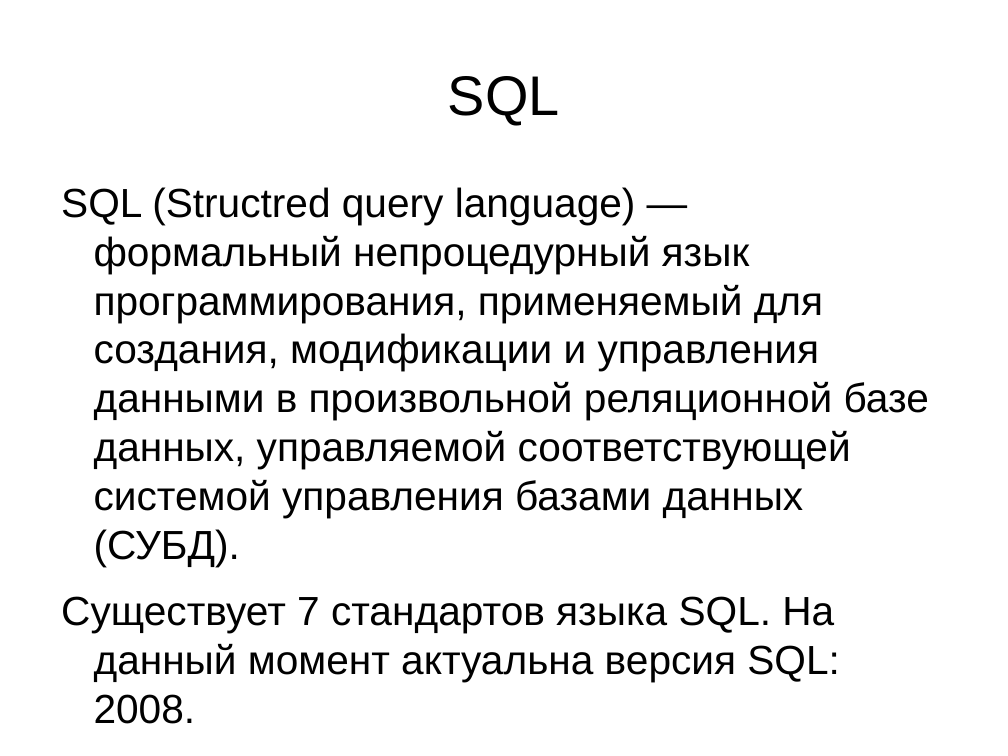
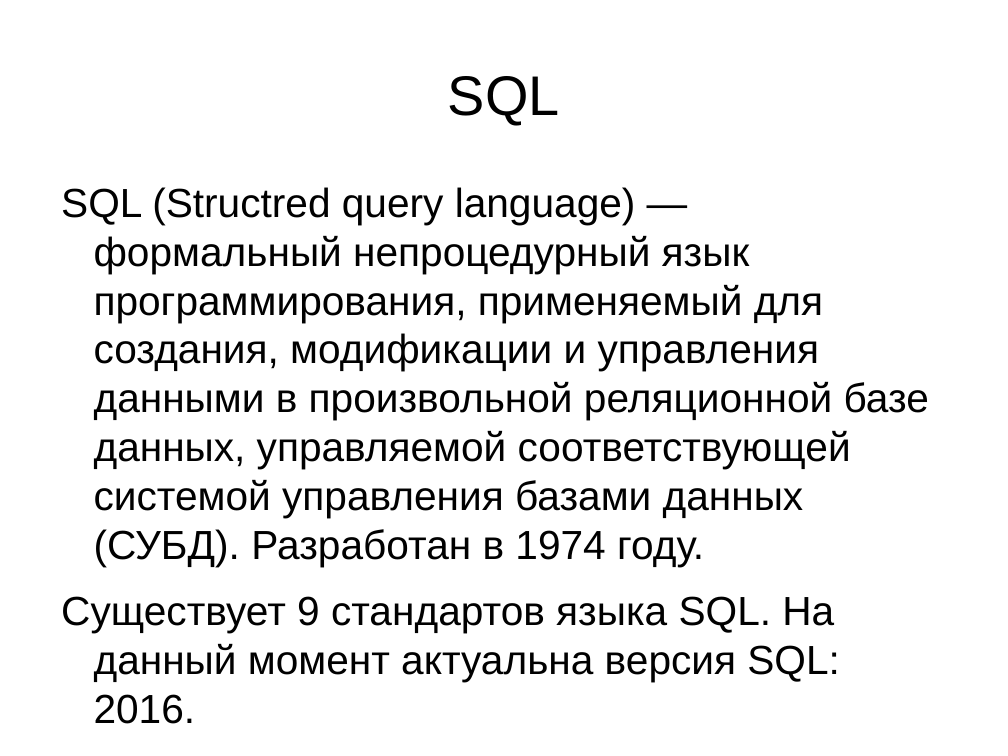
Before and after one commit to Rust1k/dbCourse, a slide deck: slide 12 of presentations/lesson 1.pptx. Drawn at 1008x756 pixels with LibreOffice and Linux fonts; fonts in the diff are those of the drawing. Boxes give left, top, right and bottom in pixels: in the first picture for what was removed or moved away, otherwise in the second. Text is boxed around its words. In the diff, an @@ line names an element or a change of style, - is before the commit and + after.

Commit message:
[fix] 1,2 presentations

```diff
--- a/presentations/lesson 1.pptx
+++ b/presentations/lesson 1.pptx
@@ text at <box>61,187,929,724</box>: text changed @@
-SQL (Structred query language) — формальный непроцедурный язык программирования, применяемый для создания, модификации и управления данными в произвольной реляционной базе данных, управляемой соответствующей системой управления базами данных (СУБД).
-Существует 7 стандартов языка SQL. На данный момент актуальна версия SQL: 2008.
+SQL (Structred query language) — формальный непроцедурный язык программирования, применяемый для создания, модификации и управления данными в произвольной реляционной базе данных, управляемой соответствующей системой управления базами данных (СУБД). Разработан в 1974 году.
+Существует 9 стандартов языка SQL. На данный момент актуальна версия SQL: 2016.
```
Also in this commit, not shown: 5 other slides changed, 1 slide added, 1 other file.
